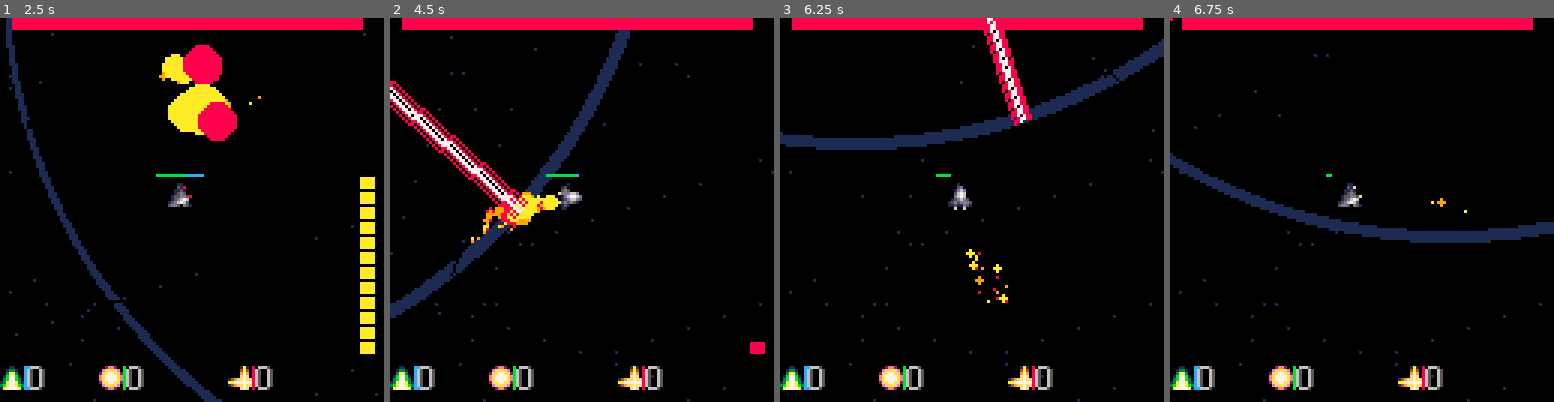
Above: before the commit, frames 1-4 (left to right).
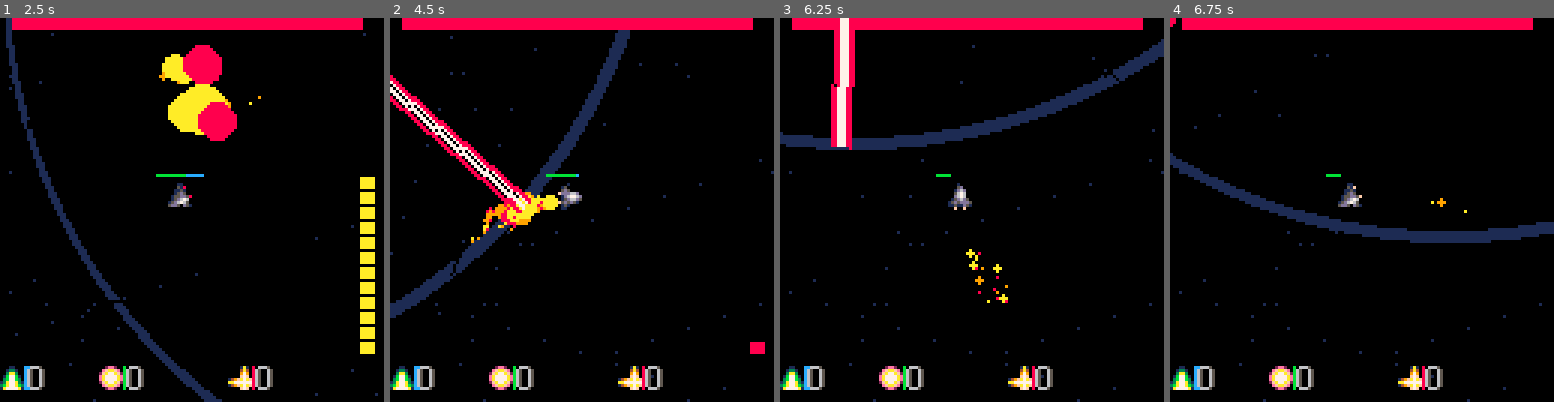
Above: after the commit, the same moments.

Repository: glassoup/pico8playground
Game: PICO-8 cartridge zs.p8
Same seed, same stepped clock (60 frames per second), same inputs: the game is played once before the commit and once after it.
Inputs:
- Up to frame 1 (2.5 s): tap O (Z key) at 0.33, 0.7, 1.43, 2.22 s; tap X (X key) at 1.07, 2.07, 2.4 s; hold Left 1.97-2.37 s; hold Down from 2.42 s (still down)
- Up to frame 2 (4.5 s): tap X (X key) every 0.33 s from 2.73 to 4.4 s; release Down at 2.82 s; hold Right 2.87-3.53 s; tap O (Z key) at 3.1, 3.98 s; hold Up 3.58-4.08 s; hold Right from 4.13 s (still down)
- Up to frame 3 (6.25 s): release Right at 4.53 s; hold Down 4.58-5.08 s; tap X (X key) every 0.33 s from 4.73 to 6.07 s; tap O (Z key) at 4.87, 5.75 s; hold Left 5.13-5.8 s; hold Up 5.85-6.18 s; hold Left from 6.23 s (still down)
- Up to frame 4 (6.75 s): tap X (X key) at 6.4, 6.73 s; release Left at 6.63 s; tap O (Z key) at 6.63 s; hold Down from 6.68 s (still down)

Frame 1 is identical in both runs. In frame 2, 2.1% of the frame differs, in the area x 0-37%, y 14-52%; in frame 3, 2.9%, in the area x 13-66%, y 0-35%; in frame 4, less than 0.1%.

Commit message:
fixed special count. nerf boss... still too hard?

Diff:
--- a/zs.p8
+++ b/zs.p8
@@ -27,7 +27,7 @@
 	boost_nocharge=0
 	boost_nocharge_amt=30
 	boost_hold=false
-	boost_invul=15
+	boost_invul=20
 	boost_invul_cur=0
 	boost_burst=8.5
 	boost_amt=0.15
@@ -56,9 +56,6 @@
 	special_1_charge_max=20
 	special_2_charge_max=30
 	special_3_charge_max=40
-	special_1=0
-	special_2=0
-	special_3=0
 	special_1_max=3
 	special_2_max=2
 	special_3_max=1
@@ -78,15 +75,16 @@
 
  boss_attack={
   {atk="lazer",
-  dur=250,
+  dur=330,
   init=function (self)
-   self.dur=250
+   self.dur=330
   end,
   draw=
 	  function (self)
 	   local d = self.dur
-	   if d<180 then
-	    local s00,s25,s50,s75=sin(d/180),sin(d/180+0.25),sin(d/180+0.5),sin(d/180+0.75)
+	   if d<270 then
+	    local spd = 270
+	    local s00,s25,s50,s75=sin(d/spd),sin(d/spd+0.25),sin(d/spd+0.5),sin(d/spd+0.75)
 	    for i=-3,3 do
 	     local c=8
 	     if i<2 and i>-2 then c=7 end
@@ -106,9 +104,10 @@
 	  function (self)
 	   local d = self.dur
 	  	lazer_cd=max(lazer_cd-1,0)
-	   if d<180 then
-	    local a1,b1=sin(d/180)-sin(d/180+0.5),-cos(d/180)+cos(d/180+0.5)
-	    local a2,b2=sin(d/180+0.25)-sin(d/180+0.75),-cos(d/180+0.25)+cos(d/180+0.75)
+	  	local spd = 270
+	   if d<spd then
+	    local a1,b1=sin(d/spd)-sin(d/spd+0.5),-cos(d/spd)+cos(d/spd+0.5)
+	    local a2,b2=sin(d/spd+0.25)-sin(d/spd+0.75),-cos(d/spd+0.25)+cos(d/spd+0.75)
 
 	    if (abs(a1*player.x+b1*player.y)/sqrt(a1^2+b1^2) <= 5
 	    or abs(a2*player.x+b2*player.y)/sqrt(a2^2+b2^2) <= 5)
@@ -204,10 +203,10 @@
   y=0,
   r=10,
   t="boss",
-  health=2500,
-  health_max=2500,
-  stage=3,
-  stage_max=3,
+  health=2000,
+  health_max=2000,
+  stage=4,
+  stage_max=4,
   attack={}
  }
  enemies={
@@ -391,24 +390,24 @@
   shoot_delay_cur=0
   if special_hold_dur > 21 then
    if special_hold_dur<41 then
-	   if special_1 > 0 then
-	    special_1-=1
+	   if special_1_charge >= special_1_charge_max then
+	    special_1_charge-=special_1_charge_max
 	    special_1_create()
 	   else
 	    sfx(11,2,3,0)
 	   end
 	  elseif special_hold_dur<61 then
-	   if special_2 > 0 then
-	    special_2-=1
+	   if special_2_charge >= special_2_charge_max then
+	    special_2_charge-=special_2_charge
 	    special_2_create()
 	    -- sfx(12,3,0,14)
 	   else
 	    sfx(11,2,2,0)
 	   end
 	  else
-	   if special_3>0 then
+	   if special_3_charge >= special_3_charge_max then
 	   special_3_activate()
-	   special_3-=1
+    special_3_charge-=special_3_charge
 	   sfx(13)
 	  	end
 	  end
@@ -676,23 +675,9 @@
 end
 
 function player_add_special(a)
- function add_each(a,c,cm,q,qm)
-  local diff=cm-c
-  if diff>=a then
-   c+=a
-  else
-   if q<qm then
-   	c=a-diff
-   	q=q+1
-   else
-    c=cm
-   end
-  end
-  return {c,q}
- end
- special_1_charge,special_1=unpack(add_each(a,special_1_charge,special_1_charge_max,special_1,special_1_max))
- special_2_charge,special_2=unpack(add_each(a/2,special_2_charge,special_2_charge_max,special_2,special_2_max))
- special_3_charge,special_3=unpack(add_each(a/2,special_3_charge,special_3_charge_max,special_3,special_3_max))
+ special_1_charge=min(a+special_1_charge,special_1_charge_max*special_1_max)
+ special_2_charge=min(a/2+special_2_charge,special_2_charge_max*special_2_max)
+ special_3_charge=min(a/2+special_3_charge,special_3_charge_max*special_3_max)
 end
 
 function enemy_update()
@@ -843,8 +828,10 @@
  end
 
  -- special
- local s1,s2,s3=special_1+3,special_2+3,special_3+3
- function special_draw(x,col,l,pic,num)
+ local s1,s2,s3=special_1_charge\special_1_charge_max+3,special_2_charge\special_2_charge_max+3,special_3_charge\special_3_charge_max+3
+ function special_draw(x,col,c,cm,qm,pic,num)
+  local l = c%cm
+  if (qm*cm == c) l=cm
   local x8,cy=cam_x+x+8,cam_y+116
   if l>0 then
 	  rectfill(
@@ -858,9 +845,9 @@
 	 spr(pic,cam_x+x,cy,1,1)
 	 spr(num,x8,cy,1,1)
  end
- special_draw( 0,12,special_1_charge,19,s1)
- special_draw(33,11,special_2_charge,20,s2)
- special_draw(76, 8,special_3_charge,21,s3)
+ special_draw( 0,12,special_1_charge,special_1_charge_max,special_1_max,19,s1)
+ special_draw(33,11,special_2_charge,special_2_charge_max,special_2_max,20,s2)
+ special_draw(76, 8,special_3_charge,special_3_charge_max,special_3_max,21,s3)
 end
 
 function enemy_draw()
Not shown, changed: index.js
